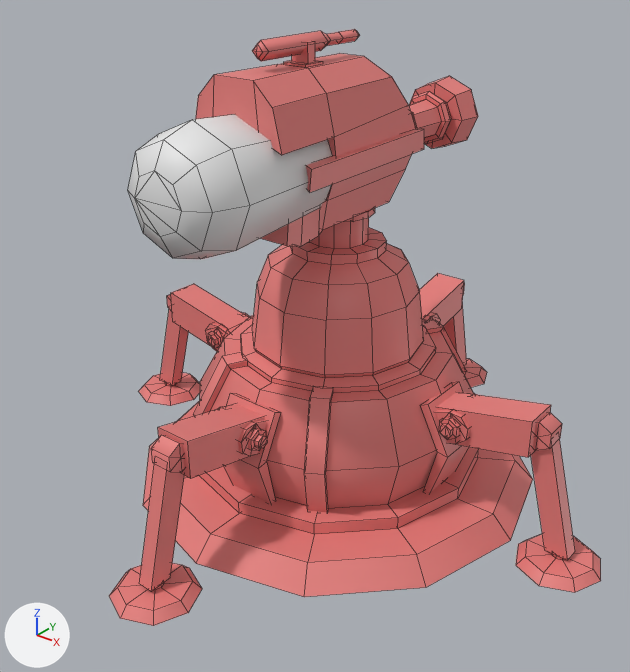
Renders of the FBX model GJL Jam 2022/Assets/Models/Environment/white_cell_tower.fbx from each side of a commit.
The view is the same before and after, from a camera (50 mm lens) standing at (3.04, -4.03, 3.41) and looking at (0.03, -0.26, 1.08). Lighting does not change. The marker at lower left points along +X, +Y and +Z. Mesh edges are drawn as thin lines. Vertices at the same position are counted once.

The first picture shows 'Turret'.
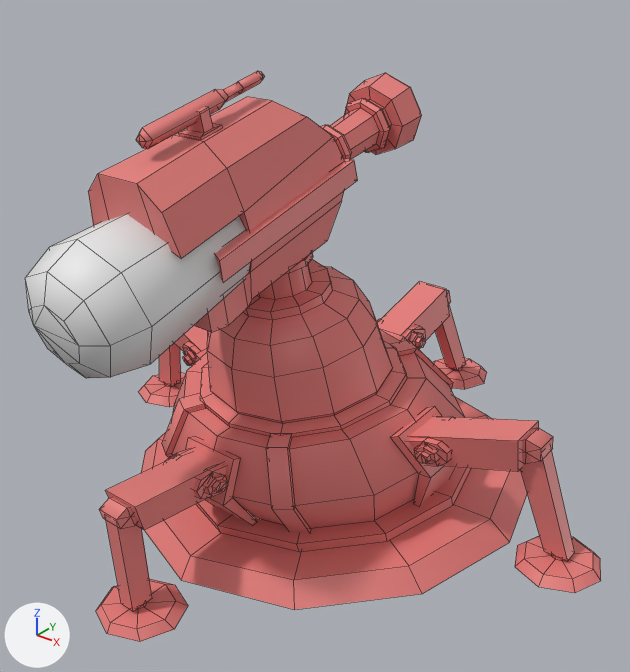
The newer file adds a shape key; the second version is drawn at full value of the shape key 'Key 2' of 'Turret', and the change is written as the vertex moves it makes.

Where the change shows, as pixel boxes (x1, y1, x2, y2) in the pictures (630 x 672 px; the box of a moved part takes in the faces that stretch with it):
'Turret', reshaped (17% wider)
    before: (109, 29, 601, 626)
    after: (25, 71, 601, 642)
part 1 of me_circle_002, moved or reshaped
    before: (435, 410, 470, 444)
    after: (408, 438, 450, 466)
part 2 of me_circle_002, moved or reshaped
    before: (205, 323, 227, 351)
    after: (183, 342, 200, 355)
part 3 of me_circle_002, moved or reshaped
    before: (109, 563, 202, 626)
    after: (96, 579, 188, 642)
part 4 of me_circle_002, moved or reshaped
    before: (196, 53, 415, 247)
    after: (88, 97, 344, 332)
part 5 of me_circle_002, moved or reshaped
    before: (306, 128, 424, 192)
    after: (215, 158, 358, 282)
part 6 of me_circle_002, moved or reshaped
    before: (409, 76, 478, 148)
    after: (321, 73, 422, 159)
part 7 of me_circle_002, moved or reshaped
    before: (252, 29, 360, 61)
    after: (136, 71, 264, 149)
part 8 of me_circle_002, moved or reshaped
    before: (284, 41, 323, 67)
    after: (179, 107, 223, 140)
part 9 of me_circle_002, moved or reshaped
    before: (128, 114, 332, 259)
    after: (25, 214, 250, 378)
part 10 of me_circle_002, moved or reshaped
    before: (139, 208, 575, 597)
    after: (99, 253, 575, 612)

Diff of the bpy script that builds the scene:
```diff
--- a/GJL Jam 2022/Assets/Models/Environment/white_cell_tower.fbx.py
+++ b/GJL Jam 2022/Assets/Models/Environment/white_cell_tower.fbx.py
@@ me_circle_002 @@
 # used by ob_turret; location = (0.0, 0.0, 0.0); rotation_euler = (1.571, 0.0, 0.0), in degrees (90, 0, 0); scale = (0.01, 0.01, 0.01)
-me_circle_002.from_pydata(...)  # 1227 vertices, 1118 faces; spans x -190.0..190.0, y 0.0..284.0, z -190.0..190.0
+me_circle_002.from_pydata(...)  # 1227 vertices, 1118 faces; spans x -190.0..190.0, y -4.0..270.0, z -189.0..208.0
+# me_circle_002 part 1: the loose piece of 14 vertices spanning x 70.0..106.0, y 56.0..81.0, z 10.0..15.0 is multiplied about its middle by the matrix ((0.993, 0.017, 0.184), (0.038, 0.966, -0.291), (-0.181, 0.293, 0.949)), then moved by (0.0, -5.0, 24.0)
+# me_circle_002 part 2: the loose piece of 14 vertices spanning x -106.0..-70.0, y 56.0..81.0, z 10.0..15.0 is multiplied about its middle by the matrix ((0.993, -0.017, -0.184), (-0.038, 0.966, -0.291), (0.181, 0.293, 0.949)), then moved by (0.0, -5.0, 24.0)
+# me_circle_002 part 3: the loose piece of 32 vertices spanning x -26.0..25.0, y 0.0..8.0, z 138.0..190.0 is multiplied about its middle by the matrix ((1.0, 0.0, 0.0), (0.0, 0.884, 0.012), (0.001, 0.346, 0.954)), then moved by (0.0, -4.0, 12.0)
+# me_circle_002 part 4: the loose piece of 46 vertices spanning x -30.0..30.0, y 179.0..269.0, z -41.0..86.0 is turned 12.4 degrees about the x axis through its middle, then moved by (0.0, -19.0, 68.0)
+# me_circle_002 part 5: the loose piece of 16 vertices spanning x -35.0..35.0, y 214.0..226.0, z -45.0..69.0 is turned 12.4 degrees about the x axis through its middle, then moved by (0.0, -16.0, 67.0)
+# me_circle_002 part 6: the loose piece of 161 vertices spanning x -24.0..24.0, y 196.0..243.0, z -126.0..-41.0 is turned 12.4 degrees about the x axis through its middle, then moved by (0.0, 4.0, 70.0)
+# me_circle_002 part 7: the loose piece of 34 vertices spanning x -5.0..5.0, y 274.0..284.0, z -16.0..69.0 is turned 12.4 degrees about the x axis through its middle, then moved by (0.0, -21.0, 80.0)
+# me_circle_002 part 8: the loose piece of 16 vertices spanning x -7.0..7.0, y 269.0..281.0, z 25.0..40.0 is turned 12.4 degrees about the x axis through its middle, then moved by (0.0, -22.0, 79.0)
+# me_circle_002 part 9: the loose piece of 32 vertices spanning x -35.0..35.0, y 183.0..253.0, z 41.0..140.0 is turned 12.4 degrees about the x axis through its middle, then moved by (0.0, -33.0, 65.0)
+# me_circle_002 part 10: 664 of 1227 vertices moved; they spanned x -161.0..161.0, y 0.0..184.0, z -171.0..171.0 and now span x -161.0..161.0, y -4.0..176.0, z -170.0..189.0; mean shift (0.0, -6.0, 28.0); largest move (0.0, 184.0, 22.0) -> (0.0, 167.0, 81.0)
 me_circle_002.materials.append(mat_turret)
```
